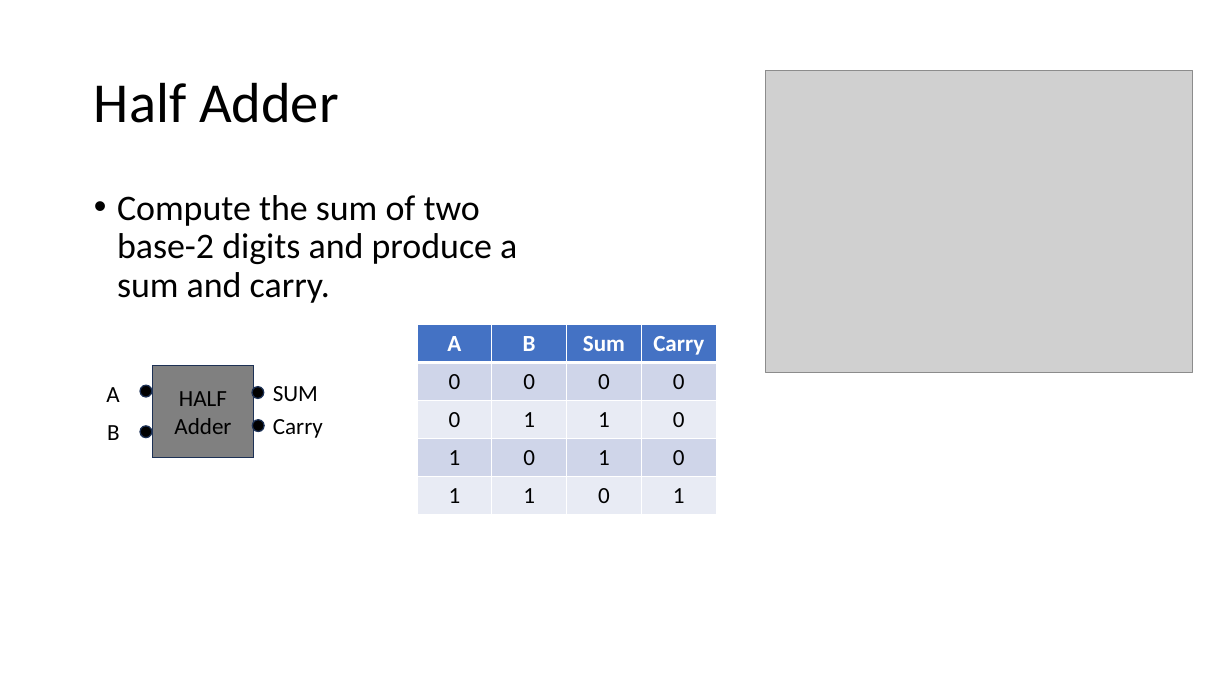
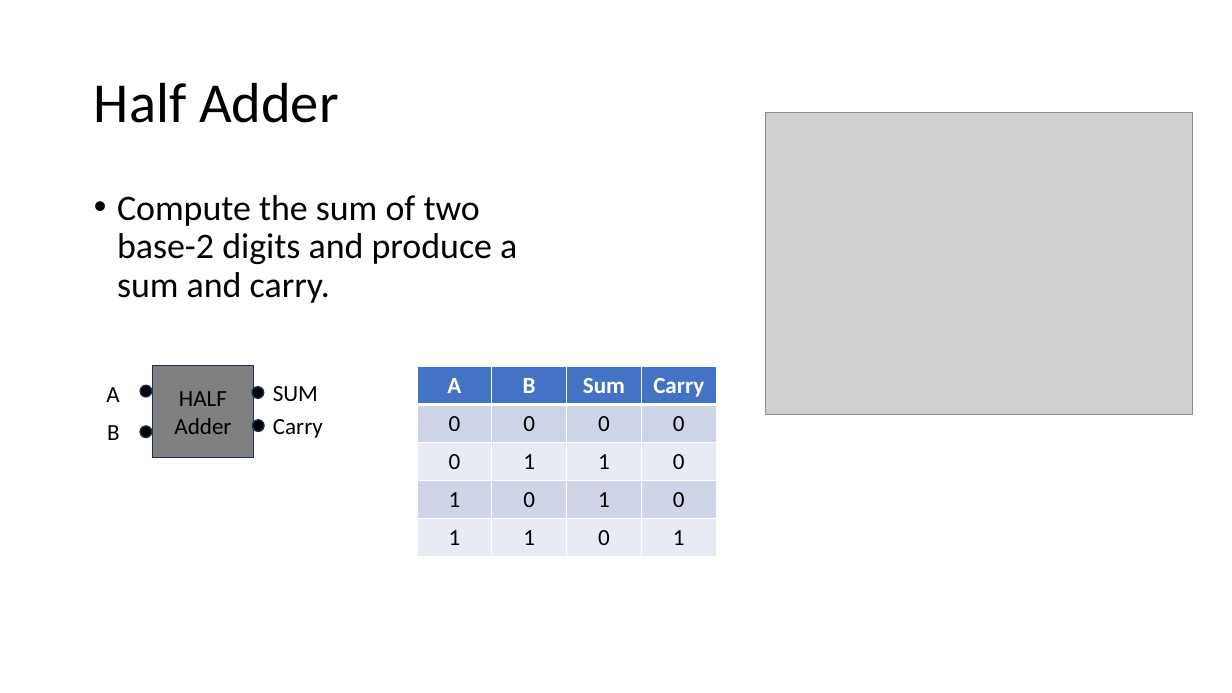
Before and after one commit to csev/ca4e, a slide deck: slide 18 of lectures/04-DigitalLogic.pptx. Drawn at 1232x693 pixels with LibreOffice and Linux fonts; fonts in the diff are those of the drawing; grey boxes stand for pictures. Boxes give left, top, right and bottom in pixels: in the first picture for what was removed or moved away, otherwise in the second. Text is boxed around its words. In the diff, an @@ line names an element or a change of style, - is before the commit and + after.

```diff
--- a/lectures/04-DigitalLogic.pptx
+++ b/lectures/04-DigitalLogic.pptx
@@ picture: place and size @@
-picture at [766,70,1193,372]
+picture at [766,112,1193,414]
@@ table: place and size @@
-table at [417,324,716,515]
+table at [417,367,716,557]
```
Also in this commit, not shown: 10 other slides changed, 2 other files.
